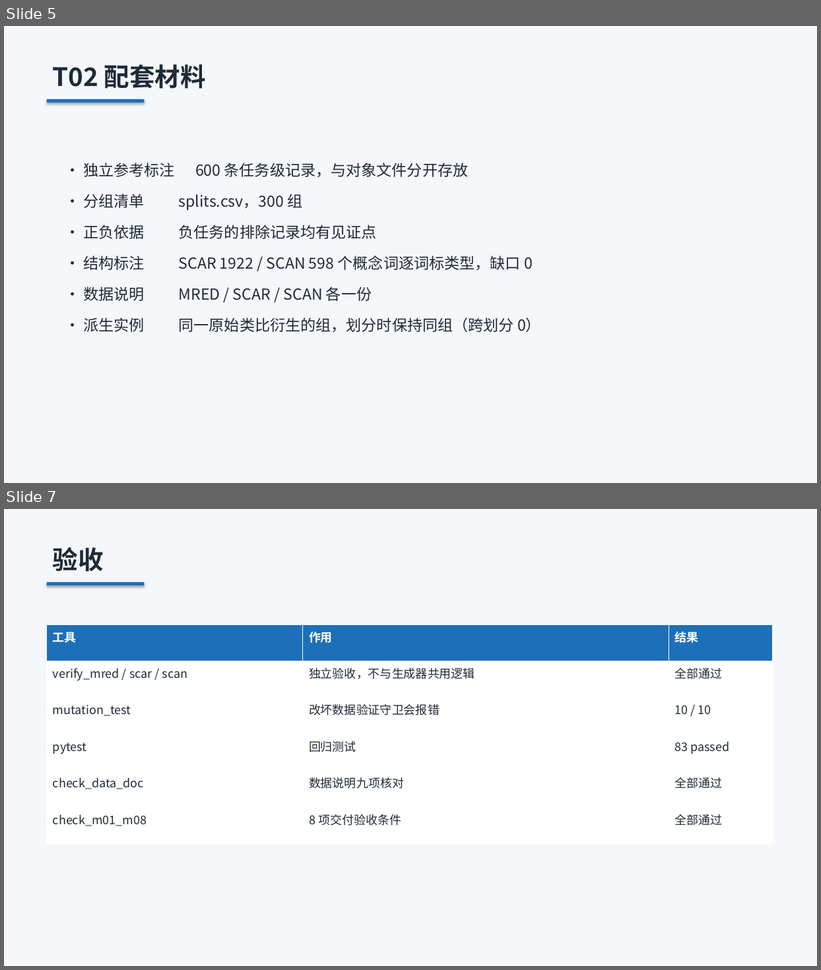
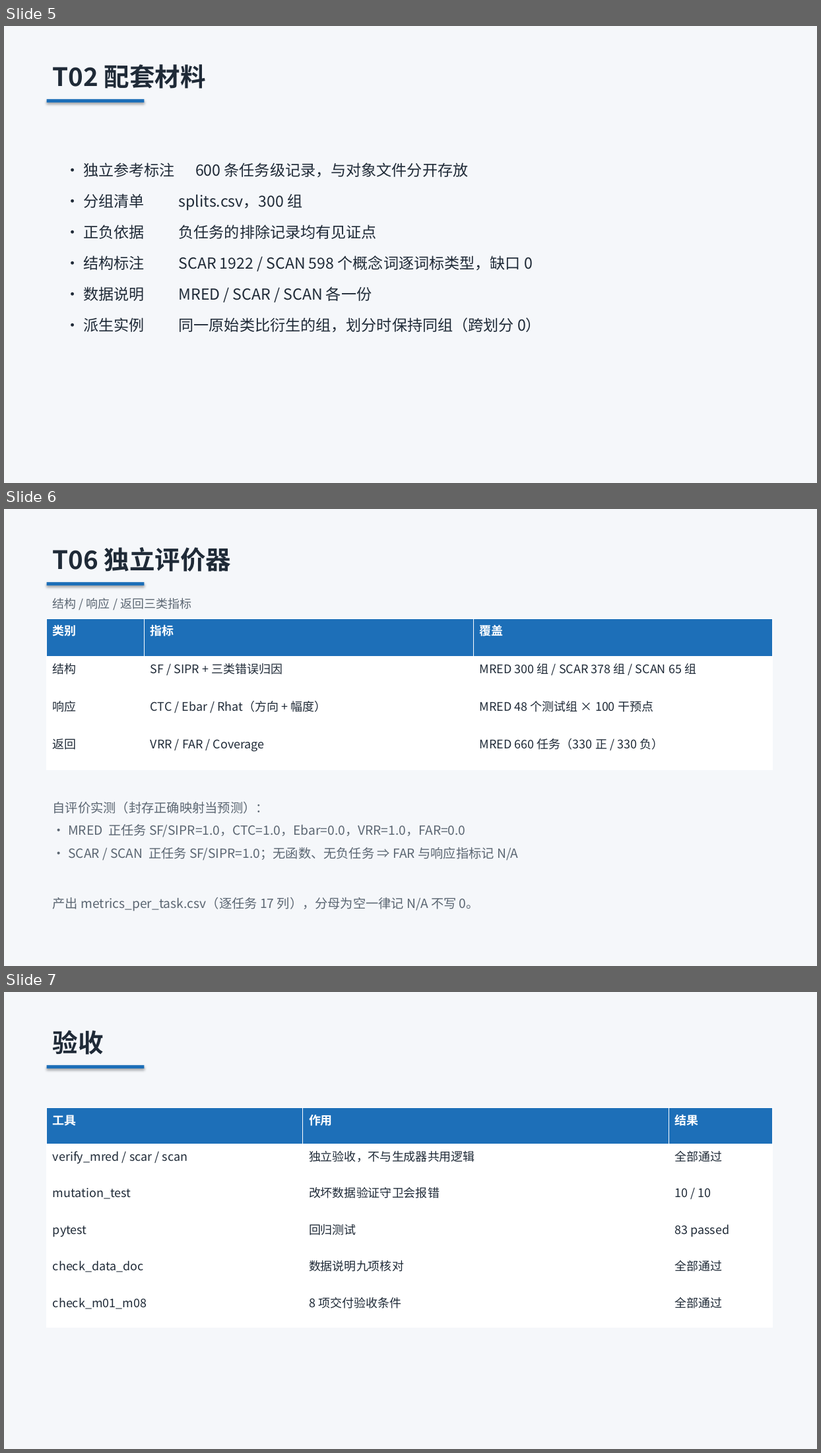
Before and after one commit to laoma9604-design/similar-learning, a slide deck: docs/TopoAdv-A角色工作汇报.pptx. Shown one above the other, each under a label of ours: slides 5 and 7 before the commit, slides 5, 6 and 7 after it; the slides between them are not shown. The pictures are 821x970 and 821x1453 pixels, drawn with LibreOffice and Linux fonts; fonts in the diff are those of the drawing. Boxes give left, top, right and bottom in pixels: in the first picture for what was removed or moved away, otherwise in the second. Text is boxed around its words. In the diff, an @@ line names an element or a change of style, - is before the commit and + after.

Commit message:
T06 评价器补齐响应指标与返回指标（此前只有结构指标）
T06 原文要求「独立计算结构、响应和返回指标」，此前只实现了结构指标，
响应（CTC/Ebar/Rhat）与返回（VRR/FAR/Coverage）两类完全没有实现。
自检断言里也没有一条覆盖它们。

本次补齐：
1) 响应指标（L731-788）
   - sgn_eta()      方向三分类（带容差 η）
   - response_error() min{1,(r_s-r_t)^2}，先平方后截断
   - evaluate_response() CTC / Ebar / Rhat，两域用同一组无量纲 u
   - 无干预点时 CTC/Ebar/Rhat 全为 None 且 status≠ok（L788 不得按零误差通过）
2) 返回指标（L1039-1047）
   - score_return_behavior() VRR / FAR / Coverage
   - 正任务返回错误映射只降 VRR，不计入 FAR；分母为空记 None 不写 0
3) evaluate_self 改为覆盖全部任务（原实现跳过负任务，FAR 无分母）
4) metrics_per_task.csv 从 11 列扩到 17 列（增加 label/valid/n_points/CTC/Ebar/Rhat）

实测（自评价，封存正确映射当预测）：
  MRED  660 任务：正任务 SF/SIPR=1.0，CTC=1.0，Ebar=0.0，VRR=1.0，FAR=0.0
        （整体 SF/SIPR=0.5 是 L1034「无候选记零」的正确口径，非回归）
  SCAR  378 任务：SF/SIPR=1.0，FAR 与响应指标 N/A
  SCAN   65 任务：SF/SIPR=1.0，FAR 与响应指标 N/A

验收数字：
  响应误差三行表 (0.20,0.20)→0 / (0.44,0.20)→0.0576 / (-0.01,0.01)→0.0004
  平方反例 dev 组：CTC=1.0 但 Rhat=0.0576（>容差 0.05）——方向对、幅度错
  Rhat 多点区分：误差 .001/.002/.08 → 均值 0.0277、最大 0.08
  selftest 8 组断言 → 12 组；变异测试 7 项全部能抓到
    （忘平方/忽略容差/Rhat写成均值/FAR恒0/VRR不看有效性/无点报ok/无点写0）

测试：pytest 83 → 90 passed（新增 7 条响应与返回指标用例）；
verify_mred/scar/scan、M01-M08、check_data_doc、mutation 全部通过。

```diff
--- a/docs/TopoAdv-A角色工作汇报.pptx
+++ b/docs/TopoAdv-A角色工作汇报.pptx
@@ slide 6 added at (x1=4, y1=509, x2=817, y2=966), background #FFFFFF @@
@@ rectangle added at (x1=4, y1=509, x2=817, y2=966), fill #F5F7FA @@
@@ text added at (x1=53, y1=547, x2=231, y2=572), 30 pt, text #1F2A37, bold @@
+T06 独立评价器
@@ rectangle added at (x1=47, y1=582, x2=145, y2=586), fill #1D6FB8 @@
@@ text added at (x1=53, y1=598, x2=191, y2=609), 14 pt, text #5B6672 @@
+结构 / 响应 / 返回三类指标
@@ table added at (x1=47, y1=619, x2=773, y2=770), 4 rows, 3 columns @@
+类别 | 指标 | 覆盖
+结构 | SF / SIPR + 三类错误归因 | MRED 300 组 / SCAR 378 组 / SCAN 65 组
+响应 | CTC / Ebar / Rhat（方向 + 幅度） | MRED 48 个测试组 × 100 干预点
+返回 | VRR / FAR / Coverage | MRED 660 任务（330 正 / 330 负）
@@ text added at (x1=53, y1=801, x2=518, y2=912), 15 pt, text #5B6672 @@
+自评价实测（封存正确映射当预测）：
+· MRED 正任务 SF/SIPR=1.0，CTC=1.0，Ebar=0.0，VRR=1.0，FAR=0.0
+· SCAR / SCAN 正任务 SF/SIPR=1.0；无函数、无负任务 ⇒ FAR 与响应指标记 N/A
+产出 metrics_per_task.csv（逐任务 17 列），分母为空一律记 N/A 不写 0。
```
Also in this commit, not shown: 1 slide removed, 7 other files.
